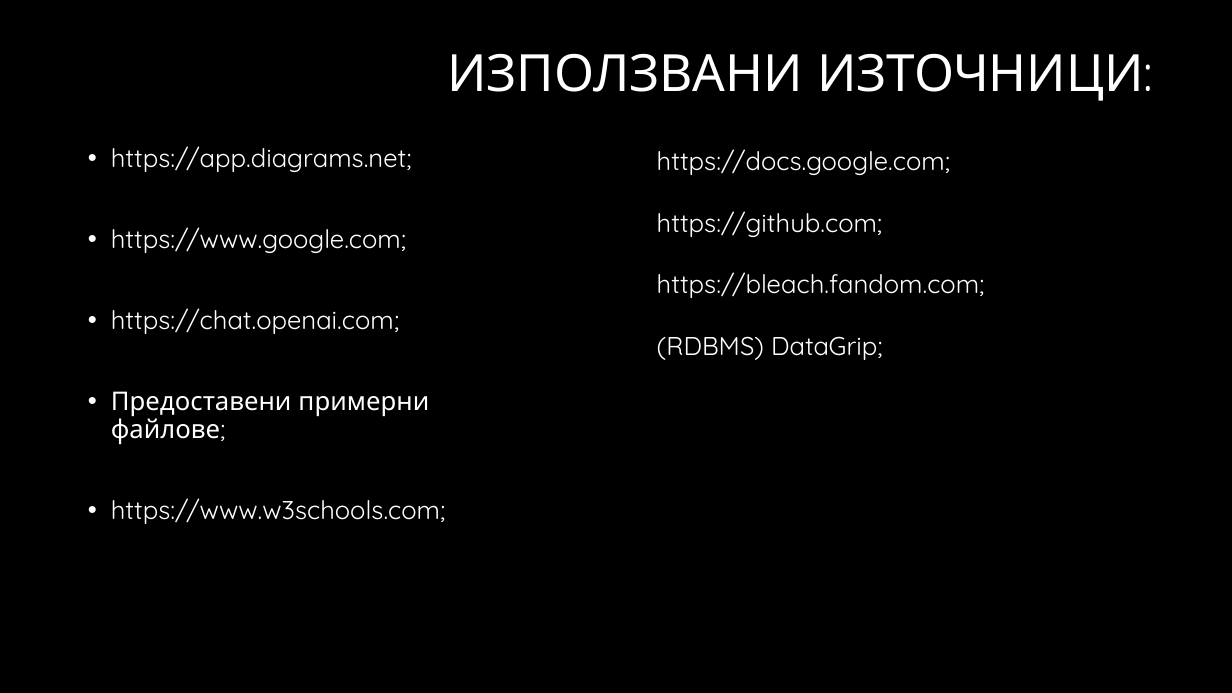
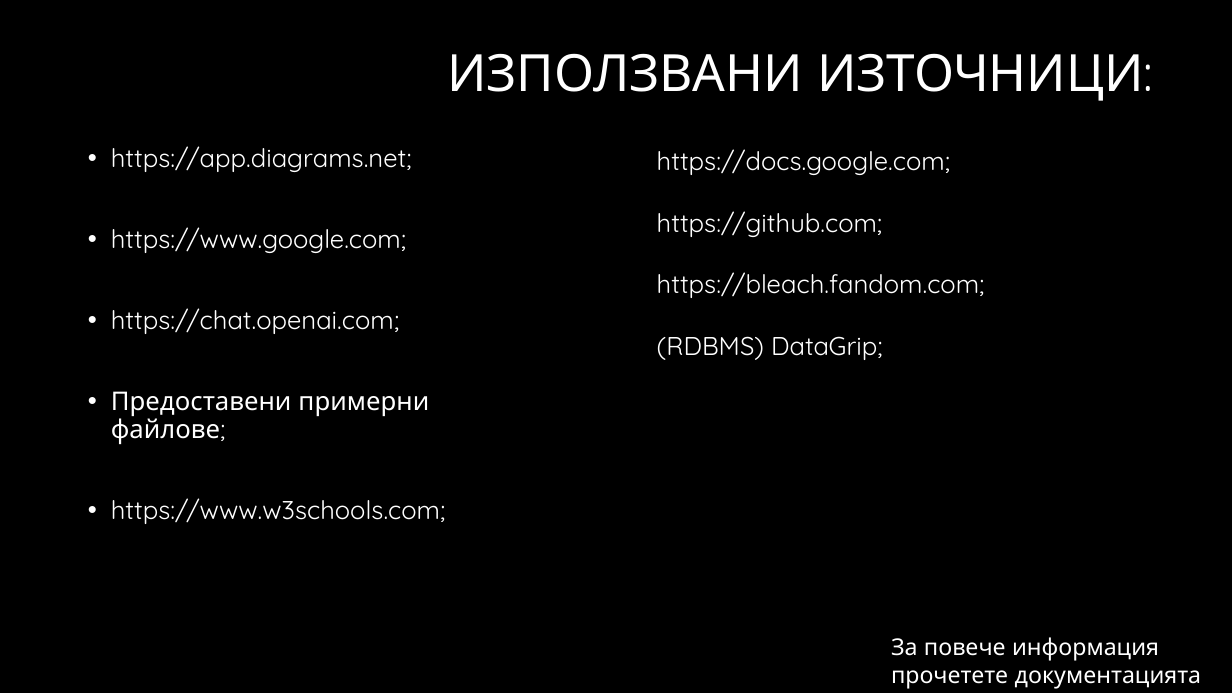
Before and after one commit to CatWizzard8790/CourseWork, a slide deck: slide 8 of Media/Soul Reaper Registry.pptx. Drawn at 1232x693 pixels with LibreOffice and Linux fonts; fonts in the diff are those of the drawing; background and template pictures are left out. Boxes give left, top, right and bottom in pixels: in the first picture for what was removed or moved away, otherwise in the second. Text is boxed around its words. In the diff, an @@ line names an element or a change of style, - is before the commit and + after.

Commit message:
moving pdf and pptx to media folder

```diff
--- a/Media/Soul Reaper Registry.pptx
+++ b/Media/Soul Reaper Registry.pptx
@@ text added at (891, 637, 1202, 688), 18 pt, text #FFFFFF @@
+За повече информация прочетете документацията
```
Also in this commit, not shown: 1 other file.
